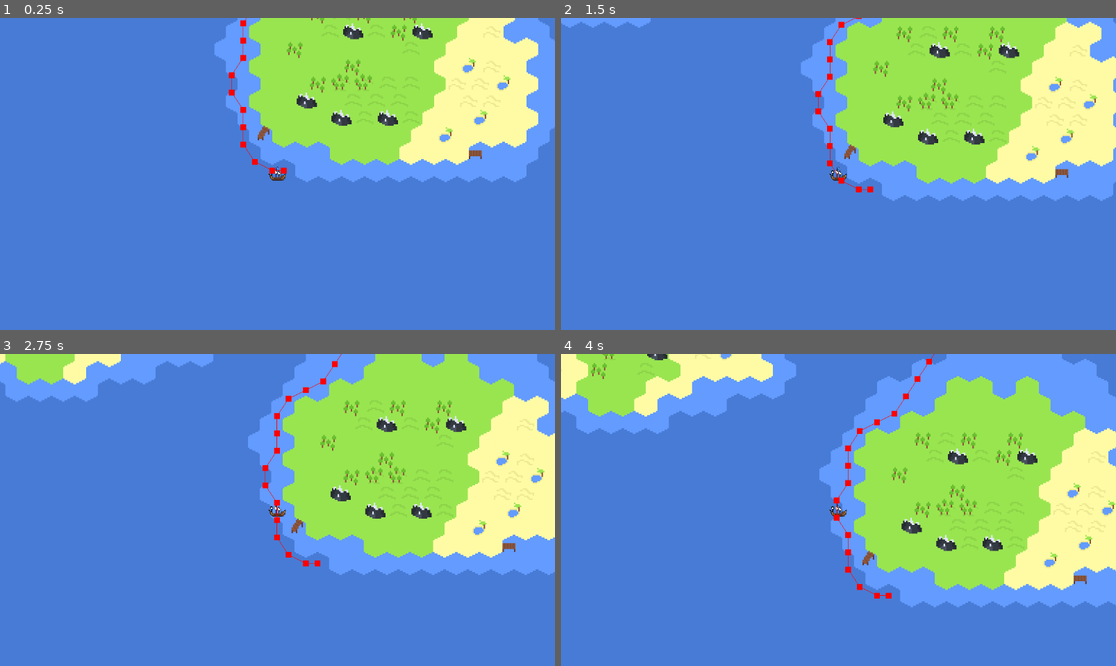
Above: before the commit, frames 1-4 (two rows, left to right).
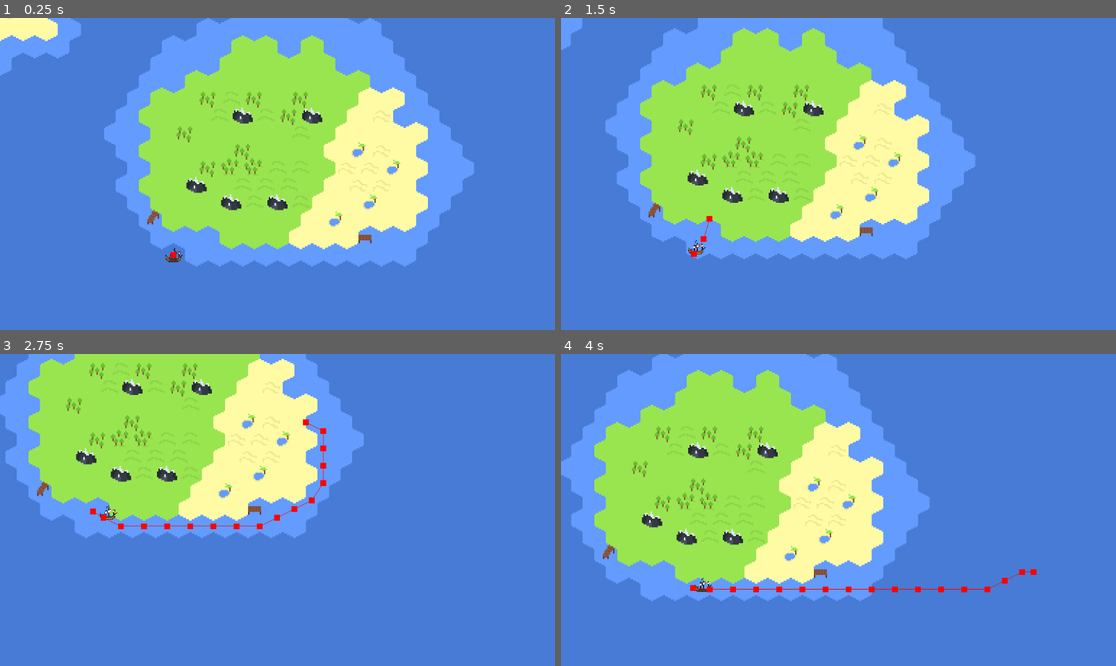
Above: after the commit, the same moments.

Repository: coderspark/voc-ding
Game: Godot game, scene res://Scenes/map_1.tscn
Same seed, same stepped clock (60 frames per second), same inputs: the game is played once before the commit and once after it.
Inputs (mouse positions are in pixels of both pictures, inside the frame that each line leads up to):
- Up to frame 1 (0.25 s): no input
- Up to frame 2 (1.5 s): move the mouse to (960, 158) at 0.52 s; hold D (right, bound only after the commit) 0.53-1.28 s; click (960, 158) at 0.6 s; move the mouse to (727, 189) at 1.27 s; hold S (down, bound only after the commit) from 1.28 s (still down); click (727, 189) at 1.35 s
- Up to frame 3 (2.75 s): move the mouse to (333, 441) at 2.02 s; release S (down, bound only after the commit) at 2.03 s; hold D (right, bound only after the commit) from 2.03 s (still down); click (333, 441) at 2.1 s
- Up to frame 4 (4 s): move the mouse to (810, 572) at 2.77 s; release D (right, bound only after the commit) at 2.78 s; hold W (up, bound only after the commit) 2.78-3.53 s; click (810, 572) at 2.85 s; move the mouse to (1005, 556) at 3.52 s; hold A (left, bound only after the commit) from 3.53 s (still down); click (1005, 556) at 3.6 s

The runs differ from the first frame. In frame 1, 49% of the frame differs, in the area x 0-100%, y 0-80%; in frame 2, 58%; in frame 3, 60%; in frame 4, 73%, in the area x 0-100%, y 0-82%.

Commit message:
added point and click pathfinding

Diff:
--- /dev/null
+++ b/Scenes/camera.gd
@@ -0,0 +1,4 @@
+extends Node2D
+
+func _process(delta: float) -> void:
+	position += Vector2(Input.get_axis("left","right"),Input.get_axis("up","down"))
--- a/Scenes/map_1.tscn
+++ b/Scenes/map_1.tscn
@@ -1,16 +1,26 @@
-[gd_scene load_steps=3 format=4 uid="uid://bke41102xy33f"]
+[gd_scene load_steps=5 format=4 uid="uid://bke41102xy33f"]
 
 [ext_resource type="TileSet" uid="uid://b6osua7h5uv17" path="res://Resources/Tiles.tres" id="1_dcmhf"]
+[ext_resource type="Script" uid="uid://6aumydptblmg" path="res://Scenes/camera.gd" id="1_k5iew"]
 [ext_resource type="PackedScene" uid="uid://uxsgyx5q7kwm" path="res://Scenes/player.tscn" id="2_gt30j"]
+[ext_resource type="Script" uid="uid://dp8mh5mx1njtb" path="res://Scenes/terrain.gd" id="2_pj5k7"]
 
 [node name="Main" type="Node2D"]
 
 [node name="Terrain" type="TileMapLayer" parent="."]
 tile_map_data = PackedByteArray("AAAAAP//AAABAAAAAAD/////AAABAAAAAAD+////AAABAAEAAAD9////AAABAAEAAAD9//7/AAAAAAAAAAD+// …(62128 unchanged characters)…
 tile_set = ExtResource("1_dcmhf")
+script = ExtResource("2_pj5k7")
 
 [node name="Fog" type="TileMapLayer" parent="."]
 tile_set = ExtResource("1_dcmhf")
 
 [node name="Player" parent="." instance=ExtResource("2_gt30j")]
 position = Vector2(-72, 56)
+
+[node name="Camera" type="Node2D" parent="."]
+script = ExtResource("1_k5iew")
+
+[node name="Camera" type="Camera2D" parent="Camera"]
+zoom = Vector2(3, 3)
+position_smoothing_enabled = true
--- a/Scenes/player.gd
+++ b/Scenes/player.gd
@@ -4,7 +4,7 @@
 var offset = 0
 
 func _ready() -> void:
-	$Navigation.target_position = Vector2(100,-200)
+	$Navigation.target_position = position
 
 func _process(delta: float) -> void:
 	offset += 0.1
@@ -15,3 +15,7 @@
 	else:
 		$Sprite.flip_h = false
 	move_and_slide()
+
+
+func _on_terrain_click(pos:Vector2) -> void:
+	$Navigation.target_position = pos
--- a/Scenes/player.tscn
+++ b/Scenes/player.tscn
@@ -52,9 +52,6 @@
 frame_progress = 0.285753
 speed_scale = 2.0
 
-[node name="Camera" type="Camera2D" parent="."]
-zoom = Vector2(3, 3)
-
 [node name="Navigation" type="NavigationAgent2D" parent="."]
 path_desired_distance = 5.0
 target_desired_distance = 5.0
--- /dev/null
+++ b/Scenes/terrain.gd
@@ -0,0 +1,6 @@
+extends TileMapLayer
+
+
+func _input(event: InputEvent) -> void:
+	if event.is_action("lmb") and event.is_pressed():
+		$"../Player"._on_terrain_click(map_to_local(local_to_map(get_global_mouse_position())))
--- a/project.godot
+++ b/project.godot
@@ -24,6 +24,43 @@
 "res://Scenes/": "orange"
 }
 
+[input]
+
+rmb={
+"deadzone": 0.2,
+"events": [Object(InputEventMouseButton,"resource_local_to_scene":false,"resource_name":"","device":-1,"window_id":0,"alt_pressed":false,"shift_pressed":false,"ctrl_pressed":false,"meta_pressed":false,"button_mask":2,"position":Vector2(84, 27),"global_position":Vector2(93, 75),"factor":1.0,"button_index":2,"canceled":false,"pressed":true,"double_click":false,"script":null)
+]
+}
+lmb={
+"deadzone": 0.2,
+"events": [Object(InputEventMouseButton,"resource_local_to_scene":false,"resource_name":"","device":-1,"window_id":0,"alt_pressed":false,"shift_pressed":false,"ctrl_pressed":false,"meta_pressed":false,"button_mask":1,"position":Vector2(295, 12),"global_position":Vector2(304, 60),"factor":1.0,"button_index":1,"canceled":false,"pressed":true,"double_click":false,"script":null)
+]
+}
+right={
+"deadzone": 0.2,
+"events": [Object(InputEventKey,"resource_local_to_scene":false,"resource_name":"","device":-1,"window_id":0,"alt_pressed":false,"shift_pressed":false,"ctrl_pressed":false,"meta_pressed":false,"pressed":false,"keycode":0,"physical_keycode":68,"key_label":0,"unicode":100,"location":0,"echo":false,"script":null)
+, Object(InputEventKey,"resource_local_to_scene":false,"resource_name":"","device":-1,"window_id":0,"alt_pressed":false,"shift_pressed":false,"ctrl_pressed":false,"meta_pressed":false,"pressed":false,"keycode":0,"physical_keycode":4194321,"key_label":0,"unicode":0,"location":0,"echo":false,"script":null)
+]
+}
+left={
+"deadzone": 0.2,
+"events": [Object(InputEventKey,"resource_local_to_scene":false,"resource_name":"","device":-1,"window_id":0,"alt_pressed":false,"shift_pressed":false,"ctrl_pressed":false,"meta_pressed":false,"pressed":false,"keycode":0,"physical_keycode":65,"key_label":0,"unicode":97,"location":0,"echo":false,"script":null)
+, Object(InputEventKey,"resource_local_to_scene":false,"resource_name":"","device":-1,"window_id":0,"alt_pressed":false,"shift_pressed":false,"ctrl_pressed":false,"meta_pressed":false,"pressed":false,"keycode":0,"physical_keycode":4194319,"key_label":0,"unicode":0,"location":0,"echo":false,"script":null)
+]
+}
+up={
+"deadzone": 0.2,
+"events": [Object(InputEventKey,"resource_local_to_scene":false,"resource_name":"","device":-1,"window_id":0,"alt_pressed":false,"shift_pressed":false,"ctrl_pressed":false,"meta_pressed":false,"pressed":false,"keycode":0,"physical_keycode":87,"key_label":0,"unicode":119,"location":0,"echo":false,"script":null)
+, Object(InputEventKey,"resource_local_to_scene":false,"resource_name":"","device":-1,"window_id":0,"alt_pressed":false,"shift_pressed":false,"ctrl_pressed":false,"meta_pressed":false,"pressed":false,"keycode":0,"physical_keycode":4194320,"key_label":0,"unicode":0,"location":0,"echo":false,"script":null)
+]
+}
+down={
+"deadzone": 0.2,
+"events": [Object(InputEventKey,"resource_local_to_scene":false,"resource_name":"","device":-1,"window_id":0,"alt_pressed":false,"shift_pressed":false,"ctrl_pressed":false,"meta_pressed":false,"pressed":false,"keycode":0,"physical_keycode":83,"key_label":0,"unicode":115,"location":0,"echo":false,"script":null)
+, Object(InputEventKey,"resource_local_to_scene":false,"resource_name":"","device":-1,"window_id":0,"alt_pressed":false,"shift_pressed":false,"ctrl_pressed":false,"meta_pressed":false,"pressed":false,"keycode":0,"physical_keycode":4194322,"key_label":0,"unicode":0,"location":0,"echo":false,"script":null)
+]
+}
+
 [layer_names]
 
 2d_navigation/layer_2="NavObstacle"
Not shown, added: Scenes/camera.gd.uid
Not shown, added: Scenes/terrain.gd.uid
